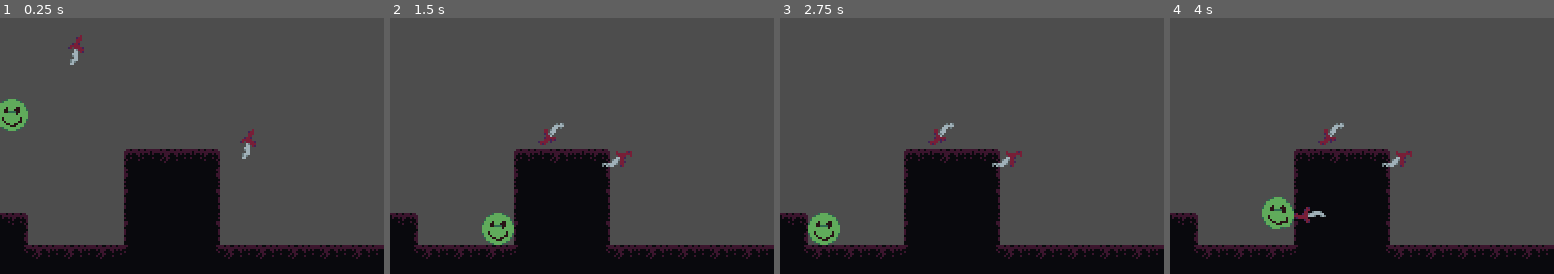
Above: before the commit, frames 1-4 (left to right).
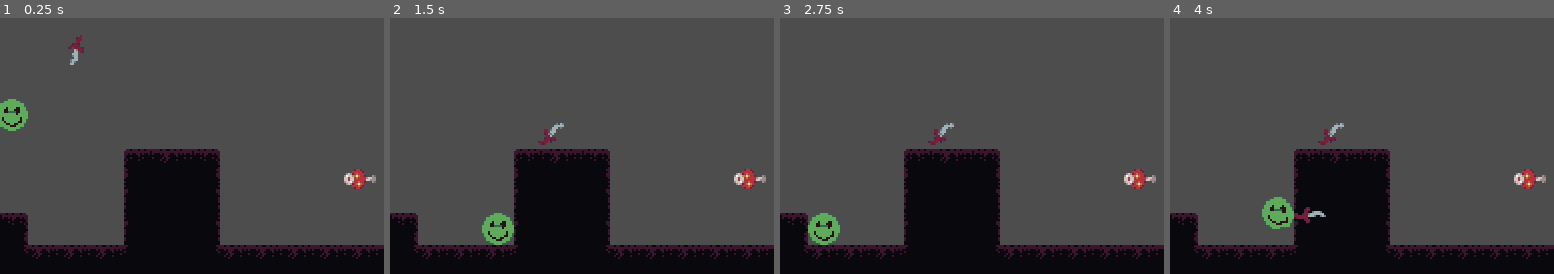
Above: after the commit, the same moments.

Repository: LordOfCheese1/project-hell
Game: Godot game, scene res://scenes/testing.tscn
The game is run twice, just before and just after one commit, with the same random seed, the same clock (stepped at 60 frames per second) and the same inputs.
Inputs:
- Up to frame 1 (0.25 s): no input
- Up to frame 2 (1.5 s): hold E (grab) 0.53-1.28 s; hold D (right) from 0.53 s (still down); tap Space (jump) at 0.77 s; tap F (use_item) at 1.35 s
- Up to frame 3 (2.75 s): tap Space (jump) at 1.52 s; release D (right) at 2.03 s; hold A (left) from 2.03 s (still down); hold E (grab) from 2.03 s (still down)
- Up to frame 4 (4 s): tap Enter at 2.75 s; release A (left) at 2.78 s; release E (grab) at 2.78 s; hold D (right) from 2.78 s (still down); tap F (use_item) at 2.85 s; tap Space (jump) at 3.02, 3.77 s; hold E (grab) from 3.53 s (still down)
The pictures show only the part of the screen within x 30-80%, y 43-93%; the shares and areas given below are measured in that part.

The runs differ from the first frame. In frame 1, 0.6% of the frame differs, in the area x 62-98%, y 43-67%; in frame 2, 0.6%; in frame 3, 0.6%; in frame 4, 0.6%.

Commit message:
added flamethrower item
Although it currently does not do anything

Diff:
--- /dev/null
+++ b/prefabs/items/flamethrower.tscn
@@ -0,0 +1,18 @@
+[gd_scene load_steps=4 format=3 uid="uid://b7x3dajhktcv0"]
+
+[ext_resource type="Script" path="res://scripts/items/flamethrower.gd" id="1_1ln0m"]
+[ext_resource type="Texture2D" uid="uid://jfctl85gtosd" path="res://textures/items/flamethrower.png" id="2_85h2k"]
+
+[sub_resource type="CapsuleShape2D" id="CapsuleShape2D_7cq08"]
+radius = 5.0
+height = 16.0
+
+[node name="flamethrower" type="Area2D"]
+script = ExtResource("1_1ln0m")
+
+[node name="Sprite2D" type="Sprite2D" parent="."]
+texture = ExtResource("2_85h2k")
+
+[node name="CollisionShape2D" type="CollisionShape2D" parent="."]
+rotation = 1.5708
+shape = SubResource("CapsuleShape2D_7cq08")
--- a/scenes/testing.tscn
+++ b/scenes/testing.tscn
@@ -1,8 +1,9 @@
-[gd_scene load_steps=4 format=3 uid="uid://ooqpsh4dbtp8"]
+[gd_scene load_steps=5 format=3 uid="uid://ooqpsh4dbtp8"]
 
 [ext_resource type="PackedScene" uid="uid://brpr7evsluafp" path="res://prefabs/world/walls.tscn" id="1_di5kh"]
 [ext_resource type="PackedScene" uid="uid://dllvdtwus7rvh" path="res://prefabs/entities/player.tscn" id="2_of53d"]
 [ext_resource type="PackedScene" uid="uid://b14gfsdlfvhmm" path="res://prefabs/items/dagger.tscn" id="3_jas43"]
+[ext_resource type="PackedScene" uid="uid://b7x3dajhktcv0" path="res://prefabs/items/flamethrower.tscn" id="4_6g04t"]
 
 [node name="testing" type="Node2D"]
 
@@ -18,5 +19,5 @@
 [node name="dagger2" parent="." instance=ExtResource("3_jas43")]
 position = Vector2(194, 111)
 
-[node name="dagger3" parent="." instance=ExtResource("3_jas43")]
-position = Vector2(280, 158)
+[node name="flamethrower" parent="." instance=ExtResource("4_6g04t")]
+position = Vector2(294, 191)
--- /dev/null
+++ b/scripts/items/flamethrower.gd
@@ -0,0 +1,9 @@
+extends "res://scripts/classes/item_class.gd"
+
+
+func _ready():
+	setup_item(Vector2(7, 0))
+
+
+func _physics_process(delta):
+	item_update()
